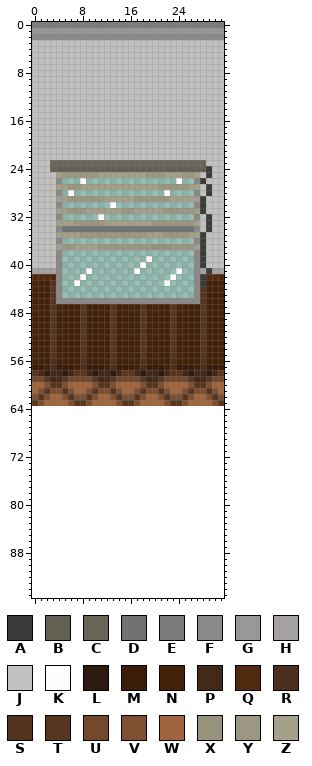
Sprite sheet: Scenes/Station/Environment/WindowWall_Blinds_Tile.png. Above is the file before it was changed.
The file is 32x64 pixels. Colours within 5 levels of each other are drawn and written as one. The old version is drawn lined up with the new one, on the new canvas.
Palette (. is transparent): A #3b3b3a  B #636054  C #696659  D #727271  E #7d7c7c  F #8a8988  G #999797  H #a4a1a0  J #c3c1c0  K #fffdfc  L #2c1b10  M #3b1d09  N #442109  P #422918  Q #50290f  R #4a2f1d  S #50321f  T #563621  U #74482c  V #7e4f30  W #a0643e  X #96927e  Y #9c9783  Z #a5a08b
Pixels before (only the part around the change), first column x 0:
61 WVTVVTVWWVTVVTVWWVTVVTVWWVTVVTVW
62 VTVWWVTVVTVWWVTVVTVWWVTVVTVWWVTV
63 TVWWWWVTTVWWWWVTTVWWWWVTTVWWWWVT
64 ................................
65 ................................
66 ................................
67 ................................
68 ................................
69 ................................
70 ................................
71 ................................
72 ................................
73 ................................
74 ................................
75 ................................
76 ................................
77 ................................
78 ................................
79 ................................
80 ................................
81 ................................
After the commit:
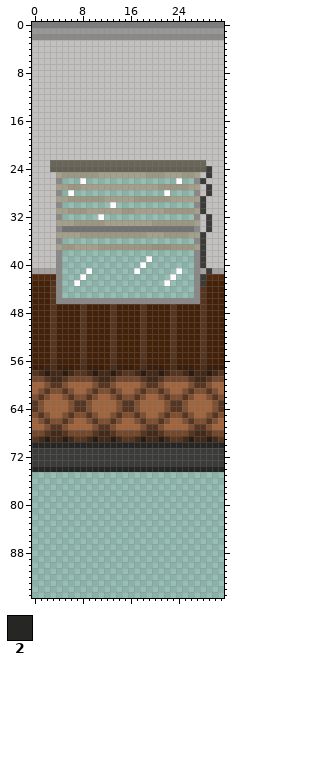
Colours new in this view: 2 #262625
Changes in this commit:
canvas 32x64 -> 32x96
Changed rows in their new state; - is an unchanged pixel.
first column x 0:
64 TVWWWWVTTVWWWWVTTVWWWWVTTVWWWWVT
65 VTVWWVTVVTVWWVTVVTVWWVTVVTVWWVTV
66 WVTVVTVWWVTVVTVWWVTVVTVWWVTVVTVW
67 WWVTTVWWWWVTTVWWWWVTTVWWWWVTTVWW
68 UUTPPTUUUUTPPTUUUUTPPTUUUUTPPTUU
69 TPLPPLPTTPLPPLPTTPLPPLPTTPLPPLPT
70 22222222222222222222222222222222
71 AAAAAAAAAAAAAAAAAAAAAAAAAAAAAAAA
72 AAAAAAAAAAAAAAAAAAAAAAAAAAAAAAAA
73 AAAAAAAAAAAAAAAAAAAAAAAAAAAAAAAA
74 22222222222222222222222222222222
